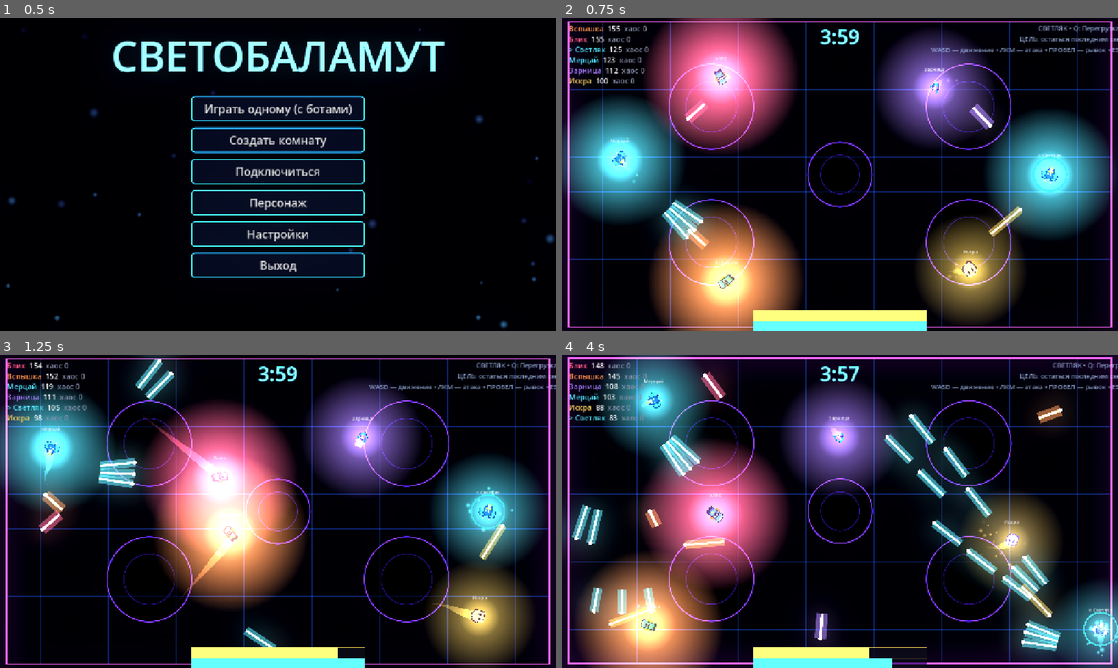
Above: before the commit, frames 1-4 (two rows, left to right).
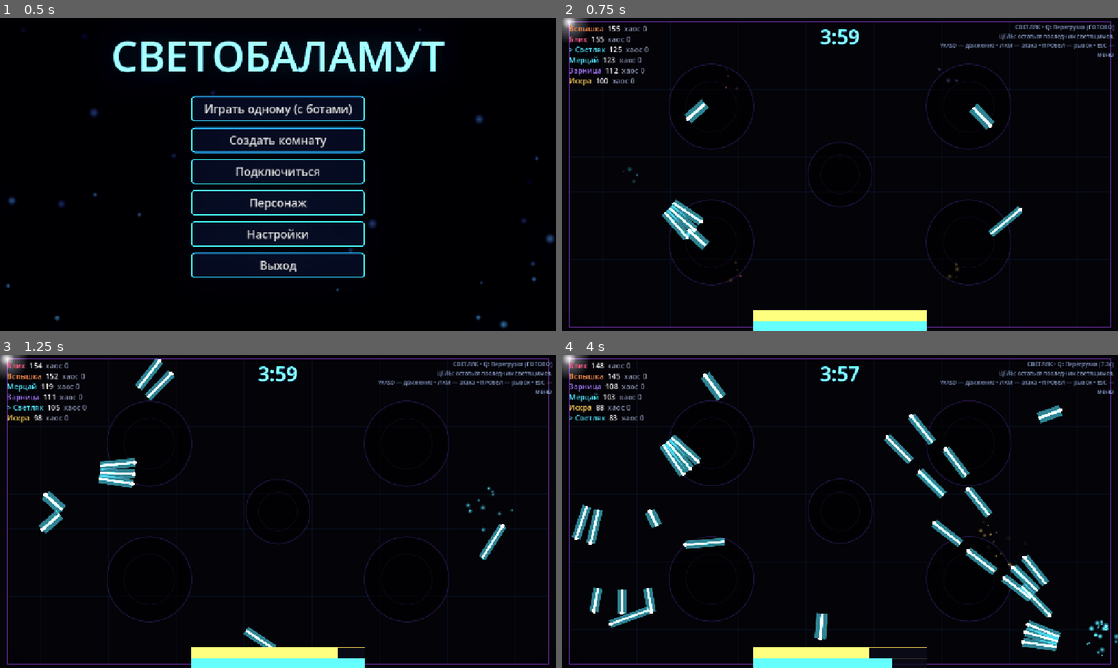
Above: after the commit, the same moments.

Repository: DvoreZZKy/svetobalamut
Game: Godot game, scene res://scenes/menu.tscn
Two runs of this game, one before a commit and one after it. Both use one fixed random seed, a clock stepped at 60 frames per second and the inputs below.
Inputs (mouse positions are in pixels of both pictures, inside the frame that each line leads up to):
- Up to frame 1 (0.5 s): no input
- Up to frame 2 (0.75 s): click "Играть одному (с ботами)" at 0.5 s
- Up to frame 3 (1.25 s): no input
- Up to frame 4 (4 s): tap Enter (restart) at 1.25 s; move the mouse to (962, 495) at 1.27 s; hold D (right) 1.28-2.03 s; tap Q (ability) at 1.35 s; click (962, 495) at 1.42 s; move the mouse to (728, 527) at 2.02 s; hold S (down) 2.03-2.78 s; tap Space (dash) at 2.1 s; move the mouse to (895, 442) at 2.77 s; press the mouse at (895, 442) at 2.78 s; hold D (right) 2.78-3.53 s; move the mouse to (812, 574) at 3.52 s; release the mouse at (812, 574) at 3.53 s; hold W (up) from 3.53 s (still down); tap E (possess) at 3.6 s; click (812, 574) at 3.67 s

Frame 1 is identical in both runs. In frame 2, 48% of the frame differs, in the area x 0-100%, y 0-100%; in frame 3, 43%; in frame 4, 46%.
Error after the commit: Parse Error: Cannot infer the type of "cloth" variable because the value doesn't have a set type. (res://scripts/vector_actor.gd:67)

Commit message:
Replace pixel art with faceted vector actors and dim arena

Diff:
--- a/scripts/arena.gd
+++ b/scripts/arena.gd
@@ -37,9 +37,7 @@
 var fade_grad: Gradient
 var trail_shader: Shader
 var fx_mat: ShaderMaterial
-const PixelArt = preload("res://scripts/pixel_art.gd")
-var player_tex: Array = []
-var eater_tex: Array = []
+const VectorActor = preload("res://scripts/vector_actor.gd")
 var invert_cur := 0.0
 var blind_cur := 0.0
 
@@ -58,7 +56,9 @@
 func _ready() -> void:
 	is_client = G.mode == "client"
 	local_id = multiplayer.get_unique_id() if G.mode != "single" else 1
-	add_child(G.make_env())
+	var arena_env := G.make_env()
+	arena_env.environment.glow_enabled = false
+	add_child(arena_env)
 	cam = Camera2D.new()
 	cam.position = ARENA / 2.0
 	cam.zoom = Vector2(0.78, 0.78)
@@ -120,10 +120,7 @@
 	fade_grad.set_color(0, Color(1, 1, 1, 1))
 	fade_grad.set_color(1, Color(1, 1, 1, 0))
 	trail_shader = load("res://shaders/trail.gdshader")
-	for i in 4:
-		player_tex.append(PixelArt.make_player(i))
-	for i in 2:
-		eater_tex.append(load("res://assets/sprites/eater_%d.png" % i))
+
 
 
 func _build_fx_overlay() -> void:
@@ -191,6 +188,8 @@
 	cl.add_child(score_lbl)
 	help_lbl = _label("", 15, Vector2(850, 12), Vector2(420, 92), cl)
 	help_lbl.horizontal_alignment = HORIZONTAL_ALIGNMENT_RIGHT
+	help_lbl.autowrap_mode = TextServer.AUTOWRAP_WORD_SMART
+	help_lbl.add_theme_font_size_override("font_size", 13)
 	help_lbl.modulate = Color(0.7, 0.8, 1.0, 0.75)
 	light_bar = _bar(Vector2(440, 672), Vector2(400, 18), Color(1.6, 1.4, 0.5), cl)
 	dash_bar = _bar(Vector2(440, 696), Vector2(400, 7), Color(0.4, 1.6, 2.0), cl)
@@ -208,7 +207,7 @@
 # -------------------------------------------------------------- рисование --
 func _draw() -> void:
 	draw_rect(Rect2(Vector2.ZERO, ARENA), Color(0.012, 0.012, 0.035))
-	var gc := Color(0.25, 0.6, 1.8, 0.22)
+	var gc := Color(0.12, 0.28, 0.48, 0.14)
 	for x in range(0, 1601, 100):
 		draw_line(Vector2(x, 0), Vector2(x, ARENA.y), gc, 1.5)
 	for y in range(0, 901, 100):
@@ -216,9 +215,9 @@
 	for z in Sim.ZONES:
 		var c := Vector2(z.x, z.y)
 		draw_circle(c, z.z, Color(0, 0, 0, 0.6))
-		draw_arc(c, z.z, 0.0, TAU, 72, Color(0.7, 0.3, 2.2, 0.9), 3.0, true)
-		draw_arc(c, z.z * 0.6, 0.0, TAU, 48, Color(0.5, 0.2, 1.6, 0.35), 2.0, true)
-	draw_rect(Rect2(Vector2.ZERO, ARENA), Color(1.8, 0.4, 2.6), false, 6.0)
+		draw_arc(c, z.z, 0.0, TAU, 72, Color(0.28, 0.16, 0.52, 0.42), 3.0, true)
+		draw_arc(c, z.z * 0.6, 0.0, TAU, 48, Color(0.22, 0.12, 0.42, 0.22), 2.0, true)
+	draw_rect(Rect2(Vector2.ZERO, ARENA), Color(0.48, 0.2, 0.72), false, 3.0)
 
 
 func _draw_bullets() -> void:
@@ -323,10 +322,9 @@
 	halo.texture = halo_tex
 	halo.material = add_mat
 	root.add_child(halo)
-	var spr := Sprite2D.new()
-	spr.texture = PixelArt.make_player(int(pd.k))
-	spr.texture_filter = CanvasItem.TEXTURE_FILTER_NEAREST
-	root.add_child(spr)
+	var actor := VectorActor.new()
+	actor.setup(int(pd.k), G.col(int(pd.c)), int(pd.get("outfit", 0)), int(pd.get("hat", 0)))
+	root.add_child(actor)
 	var outfit := Polygon2D.new()
 	outfit.z_index = 2
 	var outfit_shapes := [
@@ -336,23 +334,8 @@
 		PackedVector2Array([Vector2(-13, -7), Vector2(13, -7), Vector2(7, 13), Vector2(-7, 13)]),
 		PackedVector2Array([Vector2(-11, -5), Vector2(11, -5), Vector2(17, 17), Vector2(-17, 17)])
 	]
-	outfit.polygon = outfit_shapes[int(pd.get("outfit", 0)) % outfit_shapes.size()]
-	outfit.scale = Vector2(1.2, 1.2)
-	outfit.color = [Color("#26334f"), Color("#f4d35e"), Color("#3ddc97"), Color("#f05d9b"), Color("#d6e4ff")][int(pd.get("outfit", 0)) % 5]
-	root.add_child(outfit)
-	var hat := Polygon2D.new()
-	hat.z_index = 3
-	var hat_shapes := [
-		PackedVector2Array(),
-		PackedVector2Array([Vector2(-15, -22), Vector2(-10, -37), Vector2(-3, -27), Vector2(2, -42), Vector2(8, -27), Vector2(15, -22)]),
-		PackedVector2Array([Vector2(-18, -24), Vector2(18, -24), Vector2(13, -34), Vector2(-12, -34)]),
-		PackedVector2Array([Vector2(-16, -25), Vector2(-26, -39), Vector2(-5, -30), Vector2(0, -24), Vector2(8, -30), Vector2(25, -39), Vector2(16, -24)]),
-		PackedVector2Array([Vector2(-17, -28), Vector2(-11, -42), Vector2(0, -47), Vector2(11, -42), Vector2(17, -28), Vector2(11, -33), Vector2(-11, -33)])
-	]
-	hat.polygon = hat_shapes[int(pd.get("hat", 0)) % hat_shapes.size()]
-	hat.color = Color("#ffe27a")
-	hat.scale = Vector2(1.15, 1.15)
-	root.add_child(hat)
+
+
 	var local_ring := Line2D.new()
 	local_ring.width = 5.0
 	local_ring.default_color = Color(0.25, 0.95, 1.0, 0.95)
@@ -378,8 +361,8 @@
 	sm.shader = trail_shader
 	line.material = sm
 	trail_layer.add_child(line)
-	return {"root": root, "halo": halo, "spr": spr, "lbl": lbl, "line": line, "mat": sm,
-		"outfit": outfit, "hat": hat, "local_ring": local_ring, "pos": pd.p, "rot": (pd.a as Vector2).angle(),
+	return {"root": root, "halo": halo, "actor": actor, "lbl": lbl, "line": line, "mat": sm,
+		"local_ring": local_ring, "pos": pd.p, "rot": (pd.a as Vector2).angle(),
 		"kick": 0.0, "kind": pd.k, "ci": pd.c}
 
 
@@ -418,13 +401,10 @@
 		var lf: float = pd.l / 100.0
 		var col: Color = G.col(pd.c)
 		var root: Node2D = pv.root
-		var spr: Sprite2D = pv.spr
+		var actor: Node2D = pv.actor
 		var halo: Sprite2D = pv.halo
-		var outfit: Polygon2D = pv.outfit
-		var hat: Polygon2D = pv.hat
 		var local_ring: Line2D = pv.local_ring
-		outfit.visible = int(pd.get("outfit", 0)) > 0
-		hat.visible = int(pd.get("hat", 0)) > 0
+		actor.setup(int(pd.k), G.col(int(pd.c)), int(pd.get("outfit", 0)), int(pd.get("hat", 0)))
 		var lbl: Label = pv.lbl
 		root.visible = vis
 		local_ring.visible = (id == local_id and not shadow)
@@ -432,18 +412,17 @@
 		line.visible = vis
 		root.position = pv.pos
 		if pv.kind != pd.k:
-			spr.texture = player_tex[pd.k % 4]
 			pv.kind = pd.k
 		pv.rot = lerp_angle(pv.rot, (pd.a as Vector2).angle(), minf(1.0, 30.0 * dt))
-		spr.rotation = pv.rot
+		actor.rotation = pv.rot
 		pv.kick = maxf(0.0, pv.kick - dt * 7.0)
 		var pulse := 1.0 + 0.07 * sin(t * 11.0 + id)
-		spr.scale = Vector2.ONE * (0.92 + 0.18 * lf) * pulse * (1.0 + pv.kick * 0.35)
+		actor.scale = Vector2.ONE * (0.92 + 0.18 * lf) * pulse * (1.0 + pv.kick * 0.35)
 		halo.scale = Vector2.ONE * (0.9 + 1.8 * lf)
 		if shadow:
-			spr.modulate = Color(0.6, 0.25, 1.3, 0.7)
+			actor.modulate = Color(0.65, 0.45, 0.95, 0.9)
 			halo.modulate = Color(0.5, 0.15, 1.2, 0.5)
-			spr.scale = Vector2.ONE * 0.5
+			actor.scale = Vector2.ONE * 0.5
 		else:
 			var c := G.hdr(col, 0.9 + 1.5 * lf)
 			if pd.h > 0.0:
@@ -455,7 +434,7 @@
 			if pd.dr > 0.0:
 				c = Color(2.4, 0.4, 2.8) if int(t * 14.0) % 2 == 0 else Color(0.6, 2.0, 2.4)
 				root.position += Vector2(randf_range(-6, 6), randf_range(-6, 6))
-			spr.modulate = c
+			actor.modulate = c
 			var hc := G.hdr(col, 0.3 + 1.3 * lf)
 			hc.a = 0.25 + 0.65 * lf
 			halo.modulate = hc
@@ -499,9 +478,13 @@
 			halo.texture = halo_tex
 			halo.material = add_mat
 			root.add_child(halo)
-			var spr := Sprite2D.new()
-			spr.texture = eater_tex[ed[3]]
-			spr.texture_filter = CanvasItem.TEXTURE_FILTER_NEAREST
+			var spr := Polygon2D.new()
+			if int(ed[3]) == 0:
+				spr.polygon = PackedVector2Array([Vector2(-24,-15),Vector2(-10,-27),Vector2(16,-24),Vector2(29,-7),Vector2(20,19),Vector2(-8,25),Vector2(-27,8)])
+				spr.color = Color("#b84b72")
+			else:
+				spr.polygon = PackedVector2Array([Vector2(0,-29),Vector2(22,-5),Vector2(17,20),Vector2(0,29),Vector2(-17,20),Vector2(-22,-5)])
+				spr.color = Color("#8051b8")
 			root.add_child(spr)
 			ent_layer.add_child(root)
 			ev = {"root": root, "spr": spr, "halo": halo, "pos": ed[1], "rot": 0.0}
@@ -518,7 +501,7 @@
 		spr.rotation = ev.rot
 		var base := 0.62 if ed[3] == 0 else 0.42
 		spr.scale = Vector2.ONE * base * (1.0 + 0.09 * sin(t * 9.0 + id))
-		var c := Color(2.6, 0.2, 0.5) if ed[3] == 0 else Color(1.2, 0.3, 2.6)
+		var c := Color(1.15, 0.35, 0.62) if ed[3] == 0 else Color(0.62, 0.38, 1.1)
 		if ed[5] > 0.0:
 			c = Color(3, 3, 3)
 		spr.modulate = c
